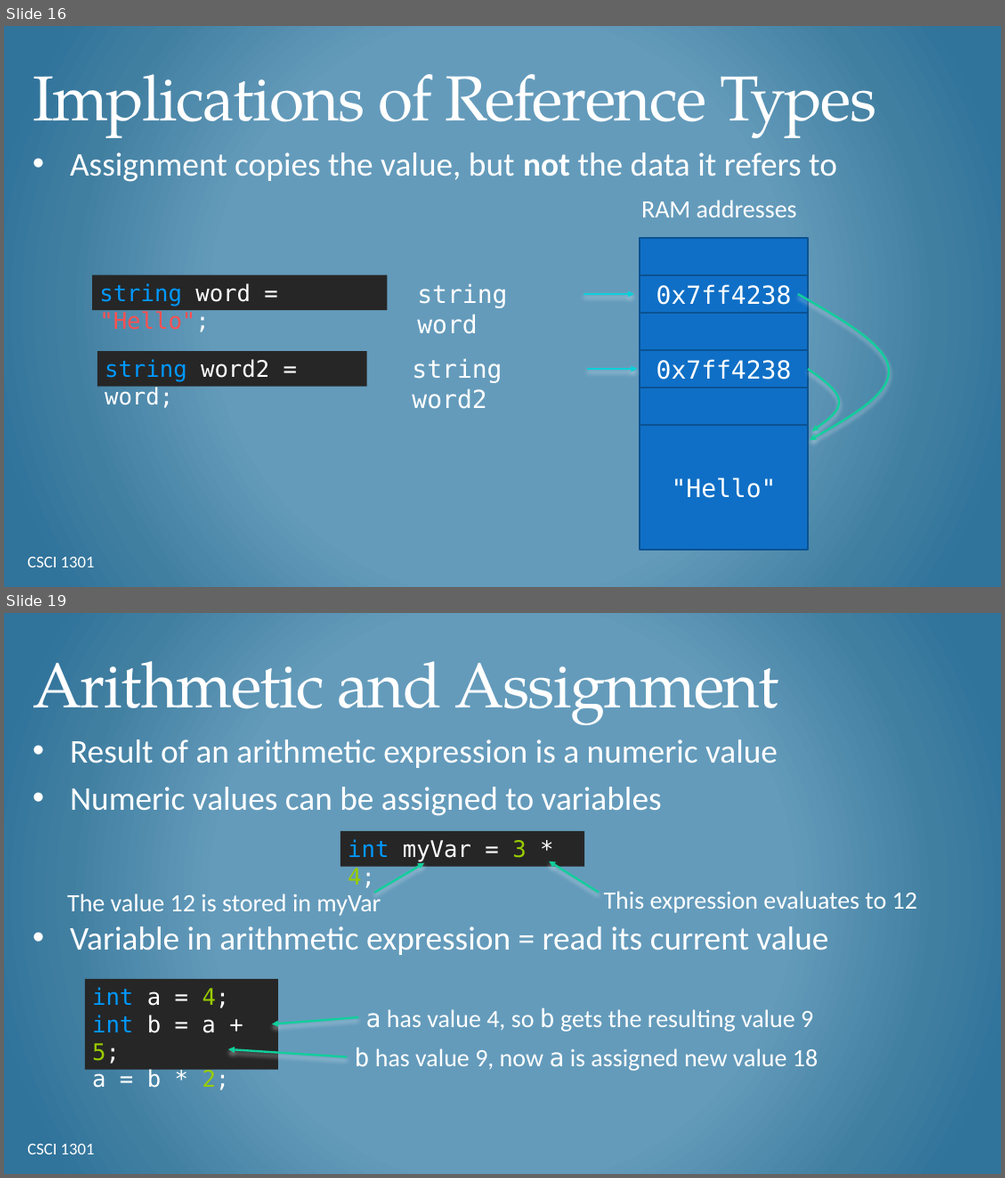
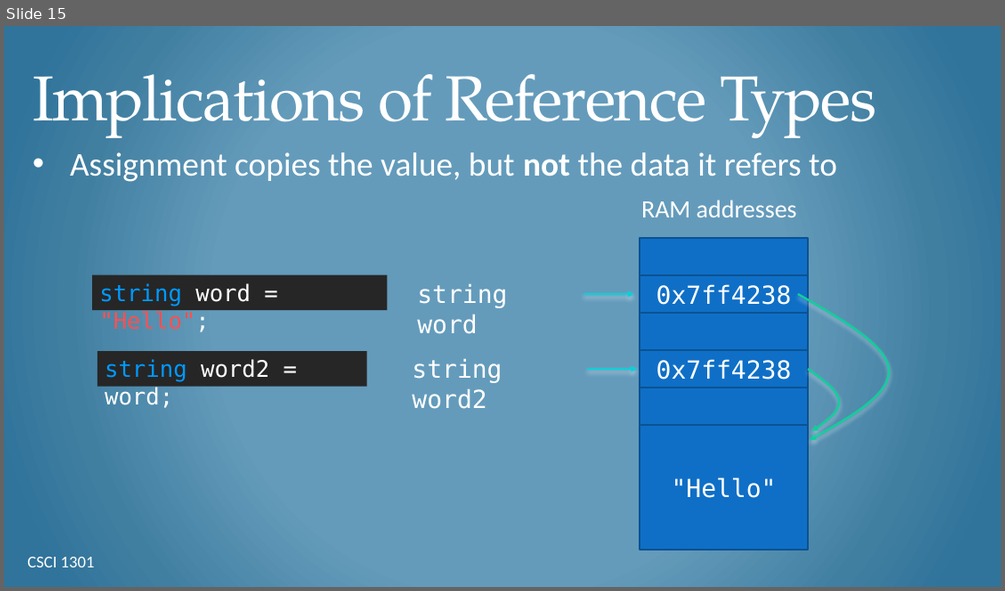
Before and after one commit to csci-1301/csci-1301.github.io, a slide deck: lectures/030_datatypes_and_variables/Datatypes-Variables-Details.pptx. Shown one above the other, each under a label of ours: slides 16 and 19 before the commit, slide 15 after it; the slides between them are not shown. The pictures are 1005x1178 and 1005x591 pixels, drawn with LibreOffice and Linux fonts; fonts in the diff are those of the drawing; background and template pictures are left out. Boxes give left, top, right and bottom in pixels: in the first picture for what was removed or moved away, otherwise in the second. Text is boxed around its words. In the diff, an @@ line names an element or a change of style, - is before the commit and + after.

```diff
--- a/lectures/030_datatypes_and_variables/Datatypes-Variables-Details.pptx
+++ b/lectures/030_datatypes_and_variables/Datatypes-Variables-Details.pptx
@@ slide 19 removed at box(4, 613, 1001, 1174), background gradient #659ABC to #427FA1 to #30759B @@
@@ title removed at box(32, 661, 779, 725) @@
-Arithmetic and Assignment
@@ text removed at box(70, 739, 828, 955) @@
-• Result of an arithmetic expression is a numeric value
-• Numeric values can be assigned to variables
-• Variable in arithmetic expression = read its current value
@@ rectangle removed at box(340, 831, 584, 867) @@
-int myVar = 3 * 4;
@@ arrow removed from (374, 892) to (424, 863) @@
@@ arrow removed from (599, 892) to (550, 861) @@
@@ text removed at box(67, 890, 380, 916) @@
-The value 12 is stored in myVar
@@ text removed at box(604, 891, 917, 913) @@
-This expression evaluates to 12
@@ rectangle removed at box(85, 979, 278, 1070) @@
-int a = 4;
-int b = a + 5;
-a = b * 2;
@@ text removed at box(366, 1007, 813, 1031) @@
-a has value 4, so b gets the resulting value 9
@@ arrow removed from (358, 1018) to (272, 1024) @@
@@ arrow removed from (348, 1057) to (228, 1049) @@
@@ text removed at box(355, 1046, 817, 1070) @@
-b has value 9, now a is assigned new value 18
@@ text removed at box(27, 1143, 95, 1154) @@
-CSCI 1301
@@ what was slide 16 is now slide 15 @@
```
Also in this commit, not shown: 5 slides changed, 4 other slides removed, 7 other files.
